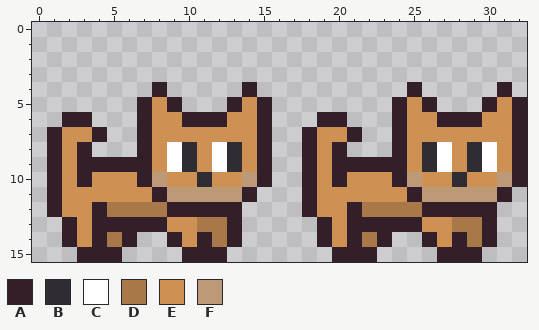
One commit to this pixel-art sprite: assets/cat_0_idle_1.png. Above is the file before it was changed.
The file is 33x16 pixels.
Palette (. is transparent): A #331f29  B #302c34  C #ffffff  D #a87848  E #cf9054  F #bc9a78
New version:
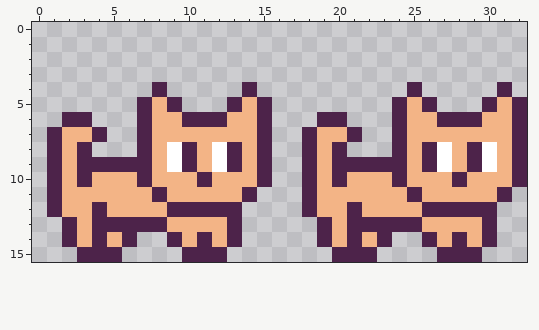
Edits made:
@@ palette @@
-A #331f29
+A #4d234a
-E #cf9054
+E #f3b486
@@ x 0..32 @@
  7 .AEEA..AEEEEEEEA..AEEA..AEEEEEEEA
- 8 .AEA...AECBECBEA..AEA...AEBCEBCEA
- 9 .AEAAAAAECBECBEA..AEAAAAAEBCEBCEA
-10 .AEAEEEAFEEBEEFA..AEAEEEAFEEBEEFA
-11 .AEEEEEEAFFFFFA...AEEEEEEAFFFFFA.
-12 .AEEADDDDAAAAA....AEEADDDDAAAAA..
-13 ..AEAAAAAEEDDA.....AEAAAAAEEDDA..
-14 ..AEADA..AEADA.....AEADA..AEADA..
+ 8 .AEA...AECAECAEA..AEA...AEACEACEA
+ 9 .AEAAAAAECAECAEA..AEAAAAAEACEACEA
+10 .AEAEEEAEEEAEEEA..AEAEEEAEEEAEEEA
+11 .AEEEEEEAEEEEEA...AEEEEEEAEEEEEA.
+12 .AEEAEEEEAAAAA....AEEAEEEEAAAAA..
+13 ..AEAAAAAEEEEA.....AEAAAAAEEEEA..
+14 ..AEAEA..AEAEA.....AEAEA..AEAEA..
 15 ...AAA....AAA.......AAA....AAA...
Boxes around the changes in both pictures, in picture pixels (x1, y1, x2, y2):
changed: (47, 82, 527, 262)
